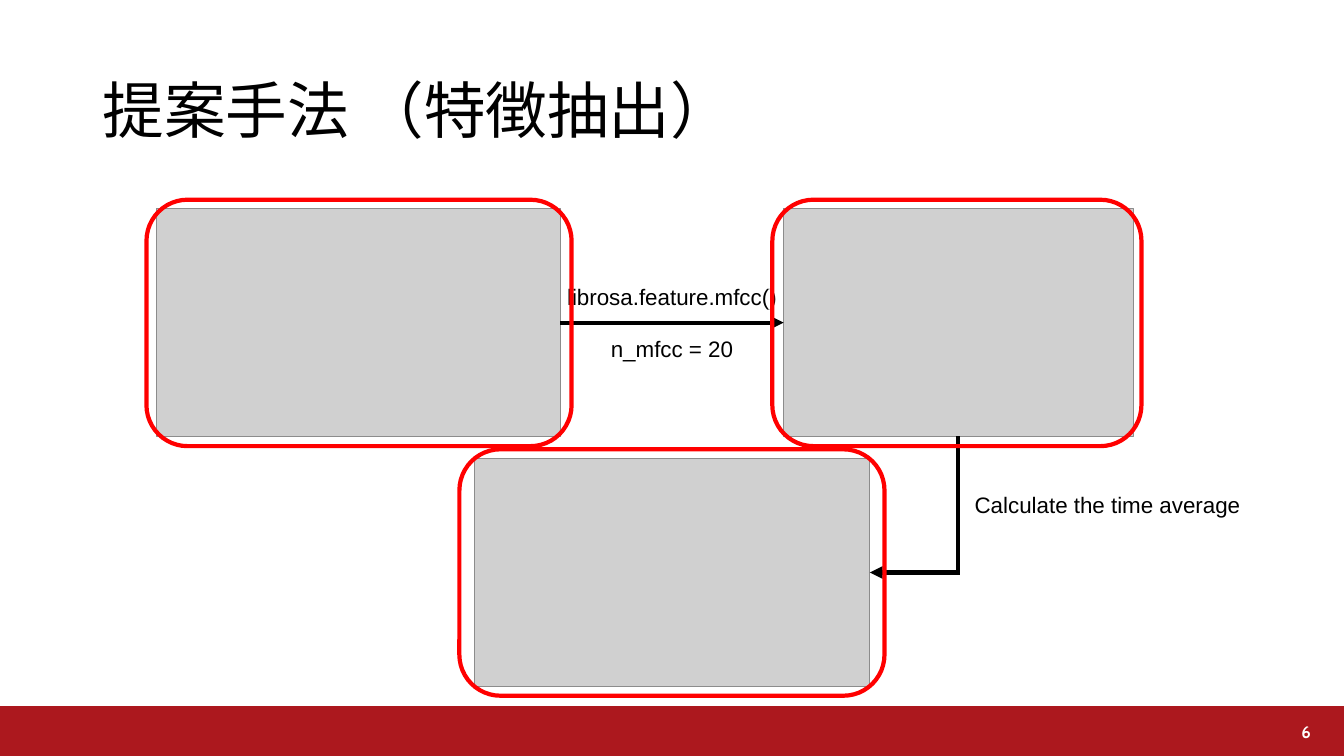
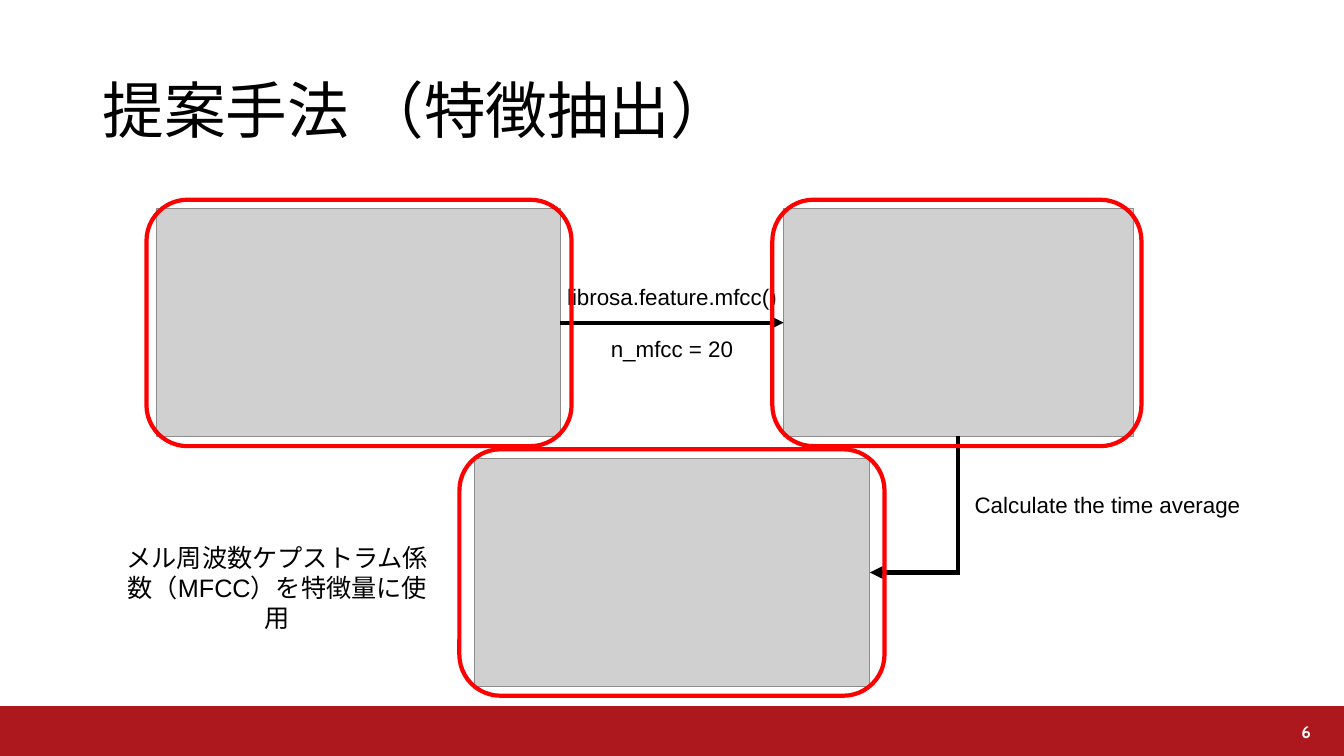
Before and after one commit to a2h1r0/lab, a slide deck: slide 6 of paper/water/UWW2021/UWW2021.pptx. Drawn at 1344x756 pixels with LibreOffice and Linux fonts; fonts in the diff are those of the drawing; grey boxes stand for pictures; background and template pictures are left out. Boxes give left, top, right and bottom in pixels: in the first picture for what was removed or moved away, otherwise in the second. Text is boxed around its words. In the diff, an @@ line names an element or a change of style, - is before the commit and + after.

```diff
--- a/paper/water/UWW2021/UWW2021.pptx
+++ b/paper/water/UWW2021/UWW2021.pptx
@@ text added at <box>127,545,429,600</box>, 18 pt, text #000000 @@
+メル周波数ケプストラム係数（MFCC）を特徴量に使用
```
Also in this commit, not shown: 1 other slide changed.
